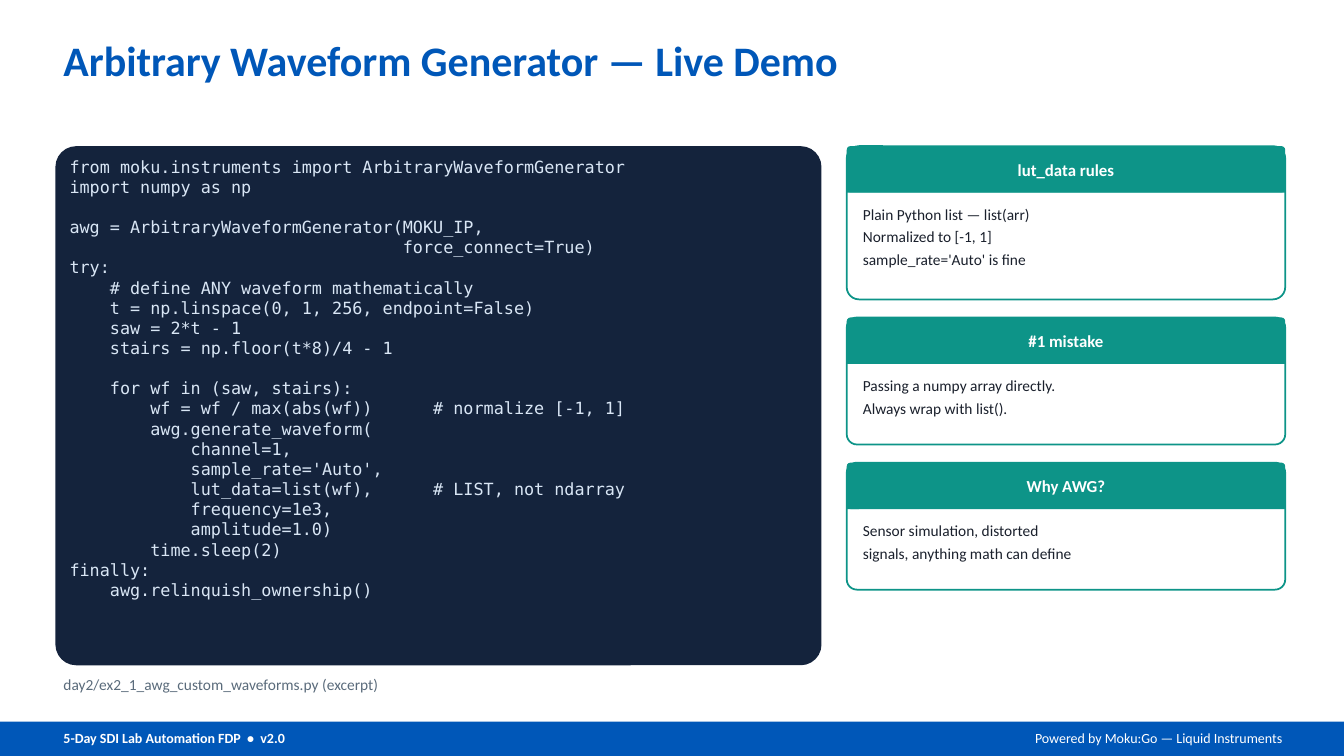
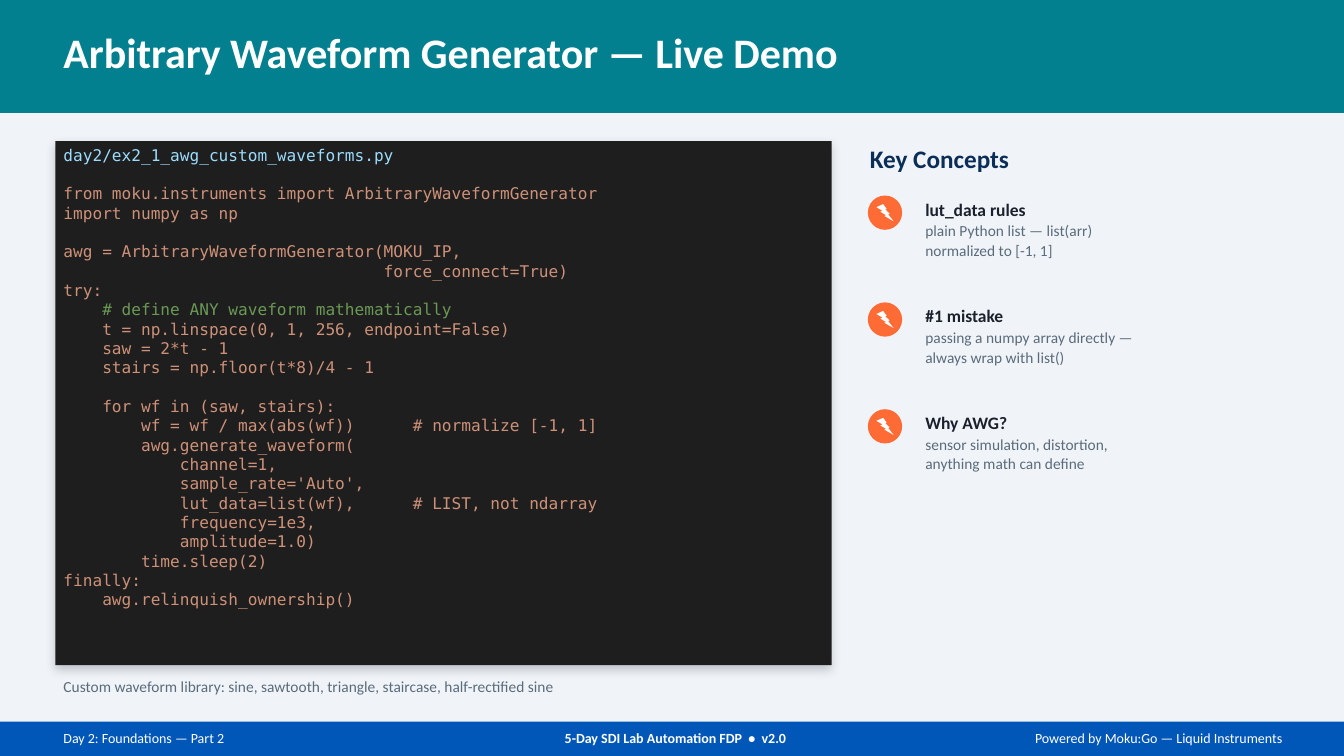
Before and after one commit to XMahaveer/sdi-fdp-workshop, a slide deck: slide 4 of v1-physical/slides/Day2_Foundations_Part2.pptx. Drawn at 1344x756 pixels with LibreOffice and Linux fonts; fonts in the diff are those of the drawing. Boxes give left, top, right and bottom in pixels: in the first picture for what was removed or moved away, otherwise in the second. Text is boxed around its words. In the diff, an @@ line names an element or a change of style, - is before the commit and + after.

```diff
--- a/v1-physical/slides/Day2_Foundations_Part2.pptx
+++ b/v1-physical/slides/Day2_Foundations_Part2.pptx
@@ rectangle added at [0, 0, 1344, 756], fill #F0F4F8 @@
@@ rectangle added at [0, 0, 1344, 113], fill #028090 @@
@@ text "Arbitrary Waveform Generator — Live ...": place and size @@
-text "Arbitrary Waveform Generator — Live ..." at [63, 46, 837, 83]
+text "Arbitrary Waveform Generator — Live ..." at [63, 38, 837, 75]
@@ text "Arbitrary Waveform Generator — Live ..." at [63, 38, 837, 75]: text colour #0057B8 to #FFFFFF @@
@@ rectangle "day2/ex2_1_awg_custom_waveforms.py": place and size @@
-rectangle "day2/ex2_1_awg_custom_waveforms.py" at [55, 146, 822, 665]
+rectangle "day2/ex2_1_awg_custom_waveforms.py" at [55, 141, 832, 665]
@@ rectangle "day2/ex2_1_awg_custom_waveforms.py" at [55, 141, 832, 665]: rounded rectangle to rectangle; fill #14233C to #1E1E1E; shadow on @@
@@ text in rectangle at [63, 148, 393, 165]: paragraph added @@
+day2/ex2_1_awg_custom_waveforms.py
@@ rounded rectangle removed at [847, 146, 1286, 299] @@
@@ rounded rectangle removed at [847, 146, 1286, 193] @@
-lut_data rules
@@ text added at [870, 151, 1009, 172], 18 pt, text #0B2E59, bold @@
+Key Concepts
@@ text in rectangle at [63, 186, 597, 609]: size 12 to 11.5 pt; text colour #D9E6F5 to #CE9178 in "from moku.instruments import ArbitraryWaveformGenerator", "import numpy as np", "awg = ArbitraryWaveformGenerator(MOKU_IP,", "force_connect=True)" and 15 more places; text colour #D9E6F5 to #6A9955 in "# define ANY waveform mathematically" @@
@@ rectangle removed at [847, 180, 1286, 193] @@
@@ ellipse added at [868, 196, 902, 230], fill #FF6B35 @@
@@ lightning bolt added at [876, 204, 893, 221], fill #FFFFFF @@
@@ text at [925, 203, 1093, 258]: text changed; text colour #1A202C to #5A6B7B @@
-Plain Python list — list(arr)
-Normalized to [-1, 1]
-sample_rate='Auto' is fine
+lut_data rules
+plain Python list — list(arr)
+normalized to [-1, 1]
@@ rounded rectangle removed at [847, 318, 1286, 445] @@
@@ rounded rectangle removed at [847, 318, 1286, 364] @@
-#1 mistake
@@ ellipse added at [868, 302, 902, 337], fill #FF6B35 @@
@@ lightning bolt added at [876, 311, 893, 328], fill #FFFFFF @@
@@ text at [925, 309, 1116, 366]: text changed; text colour #1A202C to #5A6B7B @@
-Passing a numpy array directly.
-Always wrap with list().
+#1 mistake
+passing a numpy array directly —
+always wrap with list()
@@ rectangle removed at [847, 352, 1286, 364] @@
@@ ellipse added at [868, 409, 902, 444], fill #FF6B35 @@
@@ lightning bolt added at [876, 417, 893, 435], fill #FFFFFF @@
@@ text at [925, 416, 1108, 472]: text changed; text colour #1A202C to #5A6B7B @@
-Sensor simulation, distorted
-signals, anything math can define
+Why AWG?
+sensor simulation, distortion,
+anything math can define
@@ rounded rectangle removed at [847, 463, 1286, 590] @@
@@ rounded rectangle removed at [847, 463, 1286, 509] @@
-Why AWG?
@@ rectangle removed at [847, 497, 1286, 509] @@
@@ text removed at [63, 679, 378, 693] @@
-day2/ex2_1_awg_custom_waveforms.py (excerpt)
@@ text added at [63, 681, 553, 695], 11 pt, text #5A6B7B @@
+Custom waveform library: sine, sawtooth, triangle, staircase, half-rectified sine
@@ text added at [63, 733, 224, 746], 10 pt, text #FFFFFF @@
+Day 2: Foundations — Part 2
@@ text "5-Day SDI Lab Automation FDP ...": place and size @@
-text "5-Day SDI Lab Automation FDP ..." at [63, 733, 284, 746]
+text "5-Day SDI Lab Automation FDP ..." at [565, 733, 786, 746]
@@ text "5-Day SDI Lab Automation FDP ..." at [565, 733, 786, 746]: alignment left to centre @@
```
Also in this commit, not shown: 12 other slides changed, 4 other files.
